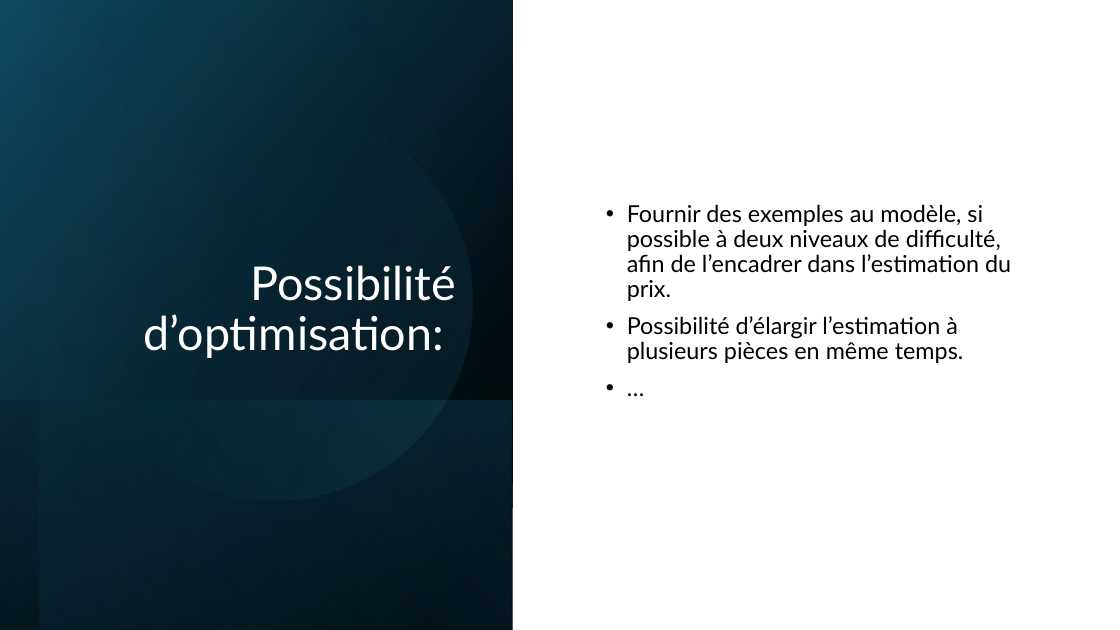
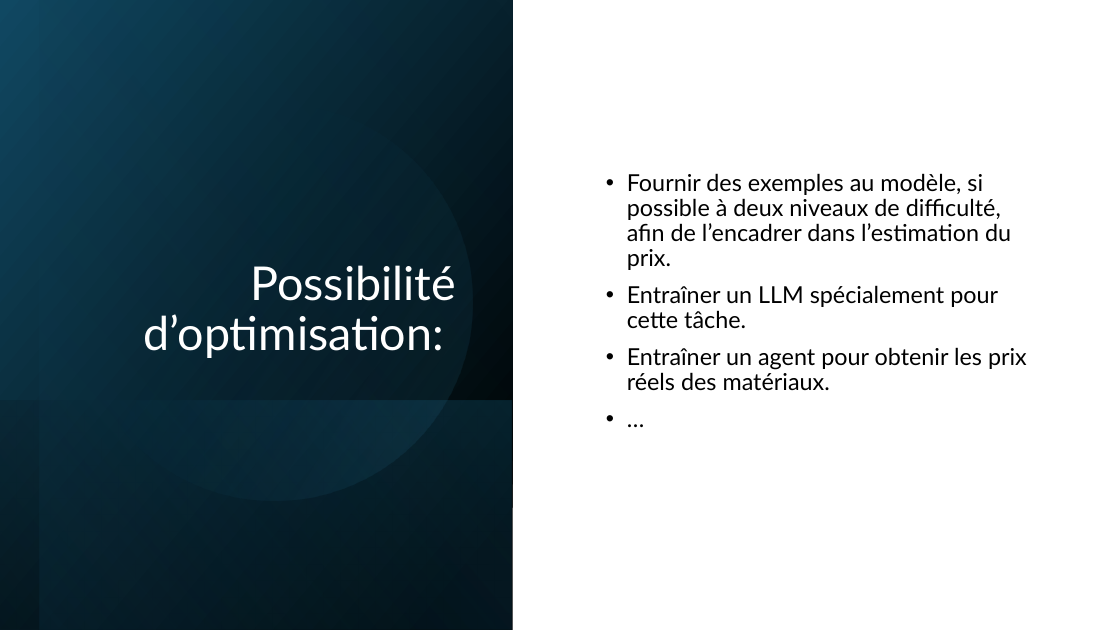
Before and after one commit to IzowRM/Stage-Cetic, a slide deck: slide 11 of TIM Pluo/Slide_Pluo.pptx. Drawn at 1120x630 pixels with LibreOffice and Linux fonts; fonts in the diff are those of the drawing. Boxes give left, top, right and bottom in pixels: in the first picture for what was removed or moved away, otherwise in the second. Text is boxed around its words. In the diff, an @@ line names an element or a change of style, - is before the commit and + after.

```diff
--- a/TIM Pluo/Slide_Pluo.pptx
+++ b/TIM Pluo/Slide_Pluo.pptx
@@ text at box(627, 285, 1027, 391): text changed @@
-• Possibilité d’élargir l’estimation à plusieurs pièces en même temps.
+• Entraîner un LLM spécialement pour cette tâche.
+• Entraîner un agent pour obtenir les prix réels des matériaux.
```
Also in this commit, not shown: 6 other slides changed, 3 slides added, 3 slides removed.
